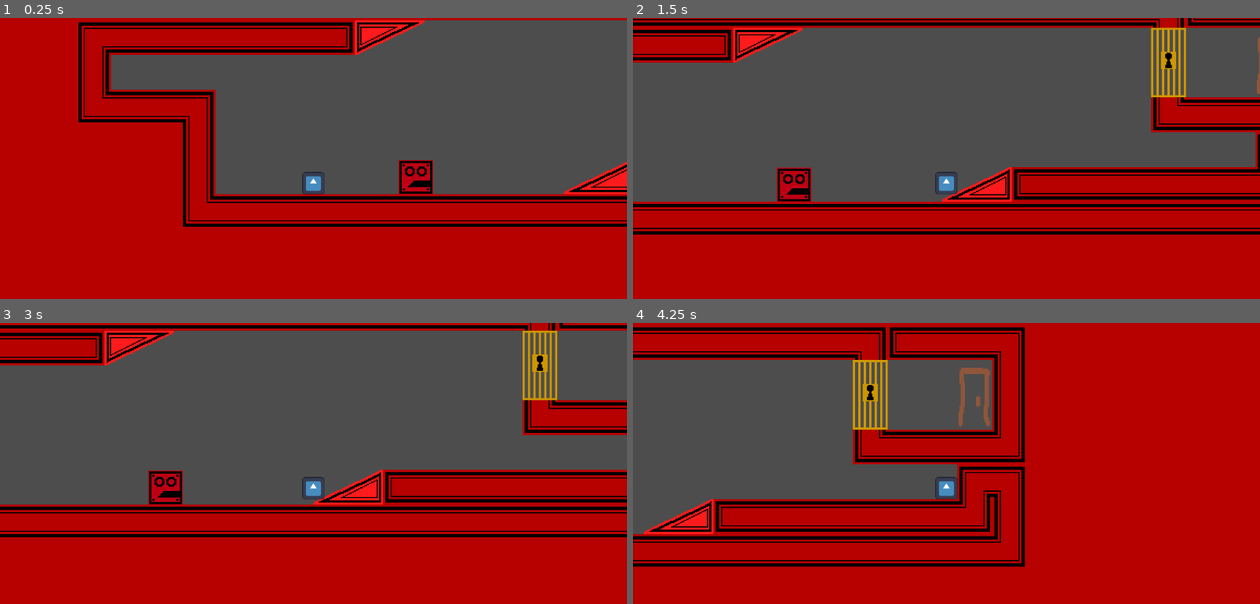
Above: before the commit, frames 1-4 (two rows, left to right).
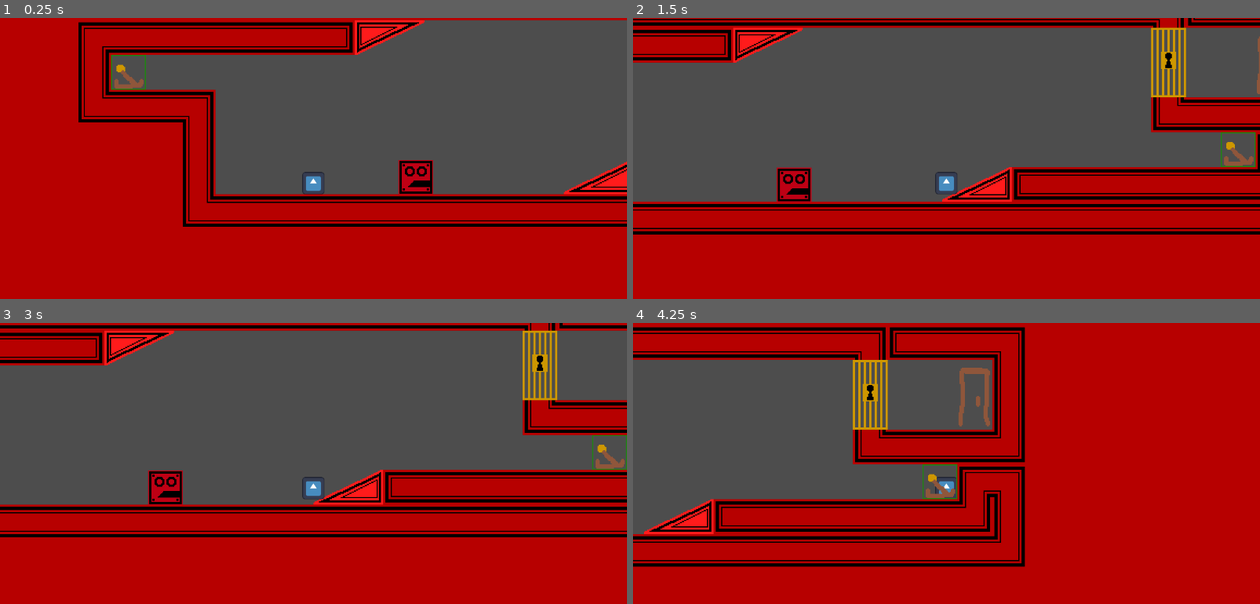
Above: after the commit, the same moments.

Repository: Plackett/LD57
Game: Godot game, scene res://scenes/level_2.tscn
Same seed, same stepped clock (60 frames per second), same inputs: the game is played once before the commit and once after it. This scene is started directly instead of the project's main scene. The engine's default icon, where the game draws it, is replaced by a stand-in: a white triangle on a blue panel in a dark square.
Inputs:
- Up to frame 1 (0.25 s): no input
- Up to frame 2 (1.5 s): tap Enter (ui_accept) at 0.5, 0.77 s; hold Right (ui_right) from 0.53 s (still down)
- Up to frame 3 (3 s): tap Enter (ui_accept) at 1.52 s; release Right (ui_right) at 2.03 s; hold Left (ui_left) 2.03-2.78 s; hold Right (ui_right) from 2.78 s (still down)
- Up to frame 4 (4.25 s): keep holding Right (ui_right); tap Enter (ui_accept) at 3.02, 3.77 s

The runs differ from the first frame. In frame 1, 0.3% of the frame differs, in the area x 17-24%, y 13-26%; in frame 2, 0.3%; in frame 3, 0.2%; in frame 4, 0.3%.
Error after the commit: Cannot call method 'instantiate' on a null value. (res://scenes/dartblock.gd:11)

Commit message:
fixed level and added arrows that spawn from dartblock

Diff:
--- /dev/null
+++ b/gate.gd
@@ -0,0 +1,9 @@
+extends Node2D
+
+func activate():
+	$TileMapLayer2.enabled = false
+	$TileMapLayer.enabled = true
+
+func deactivate():
+	$TileMapLayer2.enabled = true
+	$TileMapLayer.enabled = false
--- /dev/null
+++ b/scenes/Lever.gd
@@ -0,0 +1,20 @@
+extends Area2D
+
+var lever_on = false # Detects the level
+
+
+func _on_body_entered(body: Node2D) -> void: # Toggles a True or False Boolean
+	lever_on = not lever_on
+	_level_check()
+
+func _level_check(): # For debugging
+	if lever_on == true:
+		print("on")
+		get_node(get_meta("result")).activate()
+		$TileMapLayer.enabled = false
+		$TileMapLayer2.enabled = true
+	else:
+		print("off")
+		get_node(get_meta("result")).deactivate()
+		$TileMapLayer.enabled = true
+		$TileMapLayer2.enabled = false
--- /dev/null
+++ b/scenes/Lever.tscn
@@ -0,0 +1,17 @@
+[gd_scene load_steps=3 format=3 uid="uid://c7fnnaix3ebw"]
+
+[ext_resource type="Script" uid="uid://bsjbug33hmha6" path="res://scenes/Lever.gd" id="1_0vwrv"]
+[ext_resource type="PackedScene" uid="uid://rjrceyv1d3dq" path="res://scenes/tile.tscn" id="2_cu1kr"]
+
+[node name="Lever" type="Area2D"]
+script = ExtResource("1_0vwrv")
+metadata/result = NodePath("")
+
+[node name="TileMapLayer" parent="." instance=ExtResource("2_cu1kr")]
+tile_map_data = PackedByteArray(0, 0, 0, 0, 255, 255, 0, 0, 5, 0, 2, 0, 0, 0)
+
+[node name="TileMapLayer2" parent="." instance=ExtResource("2_cu1kr")]
+visible = false
+tile_map_data = PackedByteArray(0, 0, 0, 0, 255, 255, 0, 0, 6, 0, 2, 0, 0, 0)
+
+[connection signal="body_entered" from="." to="." method="_on_body_entered"]
--- /dev/null
+++ b/scenes/arrow.gd
@@ -0,0 +1,8 @@
+extends Area2D
+
+# Called every frame. 'delta' is the elapsed time since the previous frame.
+func _process(delta: float) -> void:
+	global_position += Vector2(1,0);
+
+func _on_body_entered(body: Node2D) -> void:
+	if body.is_in_group("Player"): body.kill()
--- /dev/null
+++ b/scenes/arrow.tscn
@@ -0,0 +1,20 @@
+[gd_scene load_steps=4 format=3 uid="uid://bdu11rvsu2c71"]
+
+[ext_resource type="Script" uid="uid://d3s1kt5u6durn" path="res://scenes/arrow.gd" id="1_23jat"]
+[ext_resource type="PackedScene" uid="uid://rjrceyv1d3dq" path="res://scenes/tile.tscn" id="1_umosx"]
+
+[sub_resource type="RectangleShape2D" id="RectangleShape2D_23jat"]
+size = Vector2(32, 32)
+
+[node name="Arrow" type="Area2D"]
+script = ExtResource("1_23jat")
+
+[node name="CollisionShape2D" type="CollisionShape2D" parent="."]
+position = Vector2(6, -14)
+shape = SubResource("RectangleShape2D_23jat")
+
+[node name="TileMapLayer" parent="." instance=ExtResource("1_umosx")]
+position = Vector2(-34, -22)
+tile_map_data = PackedByteArray(0, 0, 2, 0, 0, 0, 0, 0, 5, 0, 0, 0, 0, 0)
+
+[connection signal="body_entered" from="." to="." method="_on_body_entered"]
--- /dev/null
+++ b/scenes/dartblock.gd
@@ -0,0 +1,12 @@
+extends RigidBody2D
+
+var timer = 0.0
+@export var arrow : PackedScene
+
+# Called every frame. 'delta' is the elapsed time since the previous frame.
+func _process(delta: float) -> void:
+	timer += delta
+	if timer < 3: return
+	timer = 0.0
+	var arrowInstance = arrow.instantiate()
+	arrowInstance.position = position
--- a/scenes/dartblock.tscn
+++ b/scenes/dartblock.tscn
@@ -1,12 +1,14 @@
-[gd_scene load_steps=3 format=3 uid="uid://c8ewjicq6e0j5"]
+[gd_scene load_steps=4 format=3 uid="uid://c8ewjicq6e0j5"]
 
 [ext_resource type="PackedScene" uid="uid://rjrceyv1d3dq" path="res://scenes/tile.tscn" id="1_e5eh6"]
+[ext_resource type="Script" uid="uid://cx40m3j3x0gfp" path="res://scenes/dartblock.gd" id="1_i665g"]
 
 [sub_resource type="RectangleShape2D" id="RectangleShape2D_i665g"]
 size = Vector2(32, 32)
 
-[node name="RigidBody2D" type="RigidBody2D"]
+[node name="PushDartBlock" type="RigidBody2D"]
 lock_rotation = true
+script = ExtResource("1_i665g")
 
 [node name="CollisionShape2D" type="CollisionShape2D" parent="."]
 position = Vector2(6, -9)
--- a/scenes/door.tscn
+++ b/scenes/door.tscn
@@ -142,7 +142,7 @@
 "speed": 13.0
 }]
 
-[node name="Area2D" type="Area2D"]
+[node name="door" type="Area2D"]
 script = ExtResource("1_hpvv5")
 metadata/newScene = "res://scenes/level_1.tscn"
 metadata/levelOrPos = false
--- /dev/null
+++ b/scenes/gravity_switch.gd
@@ -0,0 +1,7 @@
+extends Node
+
+func activate():
+	ProjectSettings.set_setting("physics/2d/default_gravity", -9.8)
+
+func deactivate():
+	ProjectSettings.set_setting("physics/2d/default_gravity", 9.8)
--- a/scenes/level_2.tscn
+++ b/scenes/level_2.tscn
@@ -1,15 +1,18 @@
-[gd_scene load_steps=5 format=4 uid="uid://dhnxx88e07hdr"]
+[gd_scene load_steps=8 format=4 uid="uid://dhnxx88e07hdr"]
 
 [ext_resource type="PackedScene" uid="uid://rjrceyv1d3dq" path="res://scenes/tile.tscn" id="1_pbc48"]
 [ext_resource type="PackedScene" uid="uid://b706nn3irhgg" path="res://scenes/player.tscn" id="2_eqxsl"]
 [ext_resource type="PackedScene" uid="uid://c5b12oi2g6knw" path="res://scenes/door.tscn" id="3_b4j7a"]
 [ext_resource type="PackedScene" uid="uid://c8ewjicq6e0j5" path="res://scenes/dartblock.tscn" id="4_eqxsl"]
+[ext_resource type="PackedScene" uid="uid://dcwfh7rh1aiyj" path="res://scenes/puzzlegate.tscn" id="5_b4j7a"]
+[ext_resource type="PackedScene" uid="uid://c7fnnaix3ebw" path="res://scenes/Lever.tscn" id="6_wo48x"]
+[ext_resource type="Script" uid="uid://cp2xvjd21fm8j" path="res://scenes/gravity_switch.gd" id="7_y0kc7"]
 
 [node name="level_2" type="Node2D"]
 
 [node name="TileMapLayer" parent="." instance=ExtResource("1_pbc48")]
 position = Vector2(430, 296)
-tile_map_data = PackedByteArray("AADl/+7/AAABAAAAAADn/+7/AAA …(1331 unchanged characters)… IAAAABAOL/AAACAAAAAAADAOL/AAABAAUAAAABAOX/AAAIAAAAAAABAOj/AAAAAAIAAAADAOj/AAABAAIAAAD4/+7/AAABAA …(41592 unchanged characters)…
+tile_map_data = PackedByteArray("AADl/+7/AAABAAAAAADn/+7/AAA …(1331 unchanged characters)… IAAAABAOL/AAACAAAAAAADAOL/AAABAAUAAAABAOj/AAAAAAIAAAADAOj/AAABAAIAAAD4/+7/AAABAA …(41592 unchanged characters)…
 
 [node name="CharacterBody2D" parent="." instance=ExtResource("2_eqxsl")]
 position = Vector2(16, -6)
@@ -24,3 +27,17 @@
 
 [node name="RigidBody2D" parent="." instance=ExtResource("4_eqxsl")]
 position = Vector2(104, -21)
+
+[node name="PuzzleGate" parent="." instance=ExtResource("5_b4j7a")]
+position = Vector2(462, -88)
+
+[node name="Lever" parent="." instance=ExtResource("6_wo48x")]
+position = Vector2(510, -40)
+metadata/result = NodePath("../GravitySwitch")
+
+[node name="Lever2" parent="." instance=ExtResource("6_wo48x")]
+position = Vector2(-162, -104)
+metadata/result = NodePath("../PuzzleGate")
+
+[node name="GravitySwitch" type="Node" parent="."]
+script = ExtResource("7_y0kc7")
--- a/scenes/pushblock.tscn
+++ b/scenes/pushblock.tscn
@@ -5,7 +5,7 @@
 [sub_resource type="RectangleShape2D" id="RectangleShape2D_c5pdm"]
 size = Vector2(32, 32)
 
-[node name="RigidBody2D" type="RigidBody2D"]
+[node name="Pushblock" type="RigidBody2D"]
 lock_rotation = true
 
 [node name="CollisionShape2D" type="CollisionShape2D" parent="."]
--- /dev/null
+++ b/scenes/puzzlegate.tscn
@@ -0,0 +1,14 @@
+[gd_scene load_steps=3 format=3 uid="uid://dcwfh7rh1aiyj"]
+
+[ext_resource type="Script" uid="uid://cpjtjjtfe680n" path="res://gate.gd" id="1_oiovj"]
+[ext_resource type="PackedScene" uid="uid://rjrceyv1d3dq" path="res://scenes/tile.tscn" id="2_v8u1q"]
+
+[node name="PuzzleGate" type="Node2D"]
+script = ExtResource("1_oiovj")
+
+[node name="TileMapLayer" parent="." instance=ExtResource("2_v8u1q")]
+visible = false
+tile_map_data = PackedByteArray(0, 0, 255, 255, 253, 255, 0, 0, 9, 0, 0, 0, 0, 0)
+
+[node name="TileMapLayer2" parent="." instance=ExtResource("2_v8u1q")]
+tile_map_data = PackedByteArray(0, 0, 255, 255, 253, 255, 0, 0, 8, 0, 0, 0, 0, 0)
--- a/scenes/tile.tscn
+++ b/scenes/tile.tscn
@@ -74,6 +74,9 @@
 8:2/0 = 0
 9:2/size_in_atlas = Vector2i(1, 2)
 9:2/0 = 0
+5:2/0 = 0
+6:2/0 = 0
+5:0/0 = 0
 
 [sub_resource type="TileSet" id="TileSet_jy7pm"]
 physics_layer_0/collision_layer = 1
Binary file changed: assets/tilemap.png
Not shown, added: gate.gd.uid
Not shown, added: scenes/Lever.gd.uid
Not shown, added: scenes/arrow.gd.uid
Not shown, added: scenes/dartblock.gd.uid
Not shown, added: scenes/gravity_switch.gd.uid
